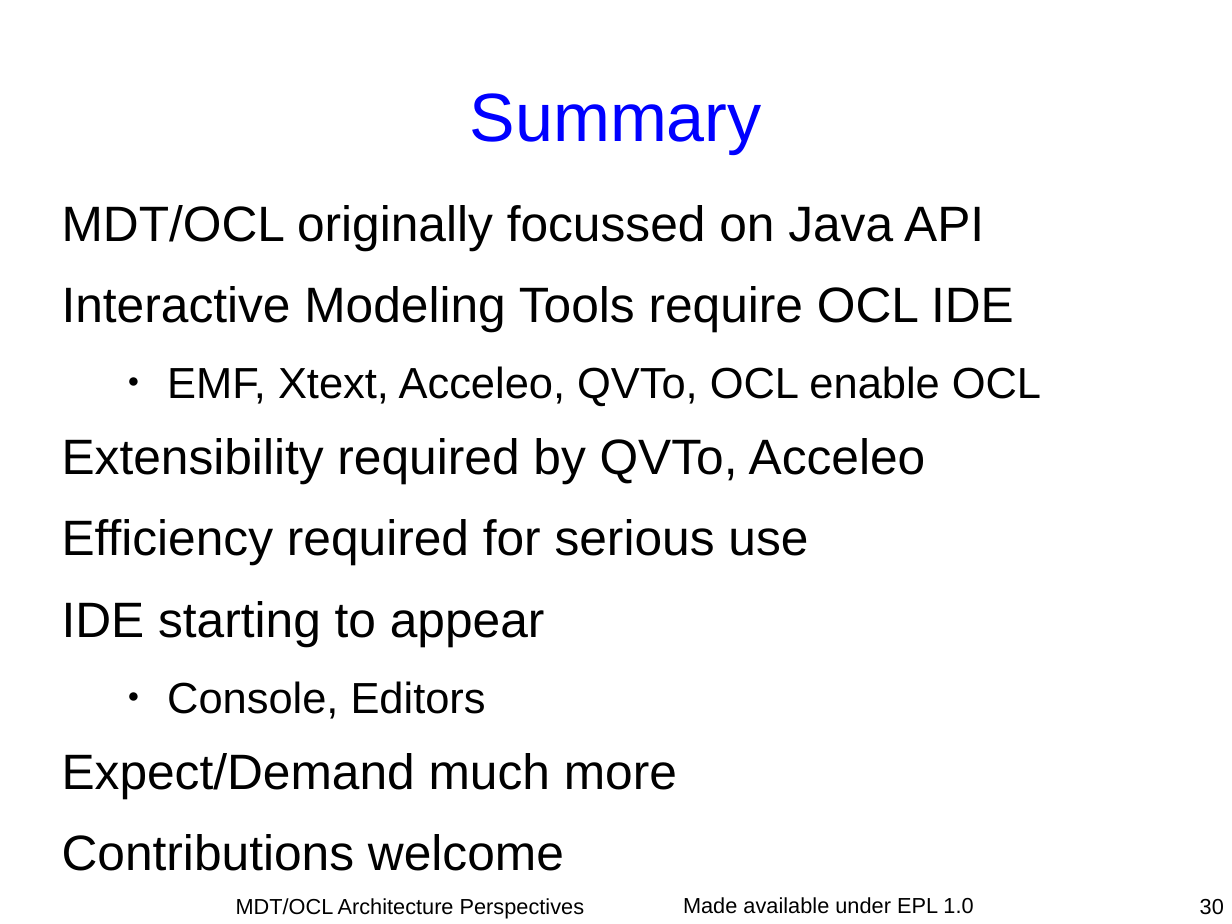
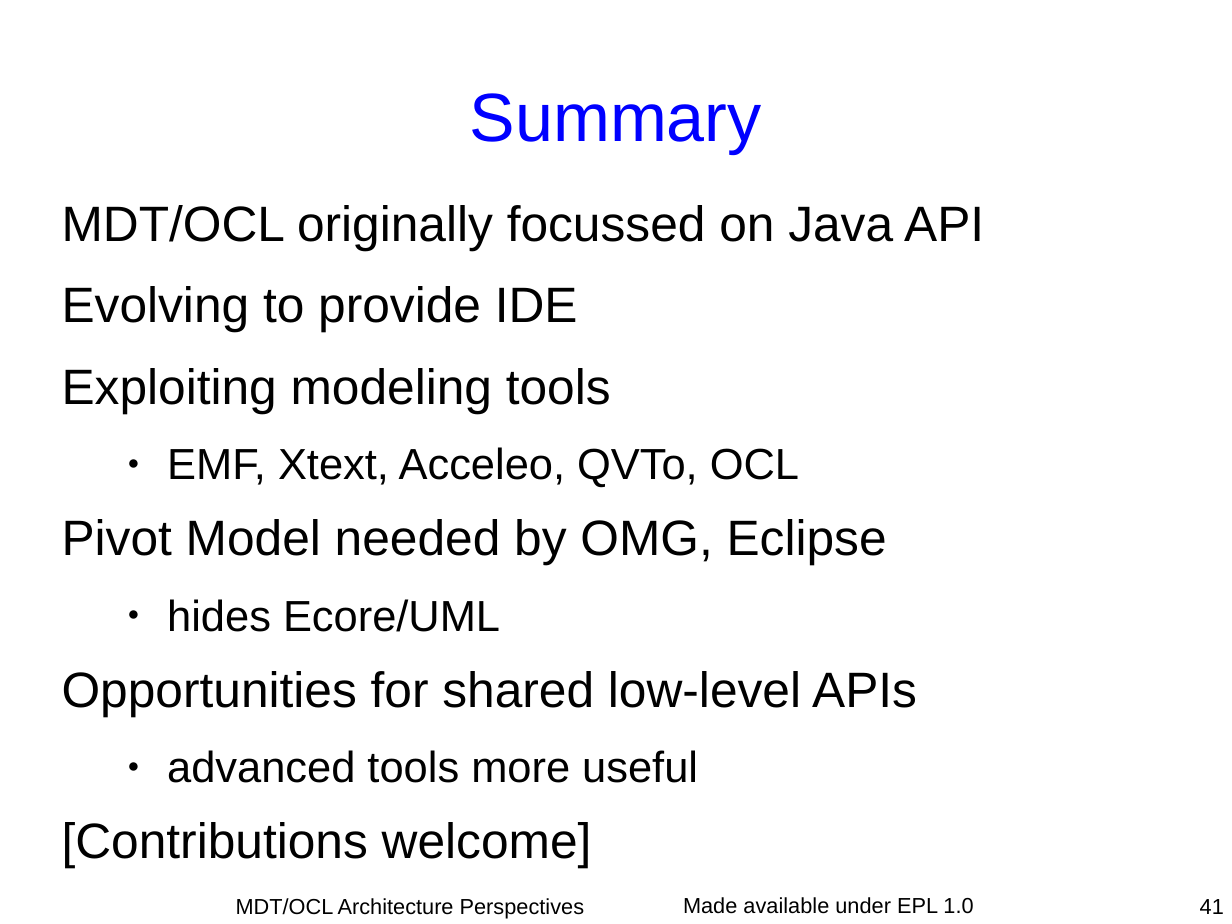
Before and after one commit to eclipse-ocl/ocl-website, a slide deck: slide 41 of ocl/docs/publications/Dresden2010Visit/DresdenVisit.odp (slide 30 before the commit). Drawn at 1232x924 pixels with LibreOffice and Linux fonts; fonts in the diff are those of the drawing. Boxes give left, top, right and bottom in pixels: in the first picture for what was removed or moved away, otherwise in the second. Text is boxed around its words. In the diff, an @@ line names an element or a change of style, - is before the commit and + after.

```diff
--- a/ocl/docs/publications/Dresden2010Visit/DresdenVisit.odp
+++ b/ocl/docs/publications/Dresden2010Visit/DresdenVisit.odp
@@ text at bbox=[62, 286, 917, 868]: text changed @@
-Interactive Modeling Tools require OCL IDE
-  ● EMF, Xtext, Acceleo, QVTo, OCL enable OCL
-Extensibility required by QVTo, Acceleo
-Efficiency required for serious use
-IDE starting to appear
-  ● Console, Editors
-Expect/Demand much more
-Contributions welcome
+Evolving to provide IDE
+Exploiting modeling tools
+  ● EMF, Xtext, Acceleo, QVTo, OCL
+Pivot Model needed by OMG, Eclipse
+  ● hides Ecore/UML
+Opportunities for shared low-level APIs
+  ● advanced tools more useful
+[Contributions welcome]
@@ page number at bbox=[1200, 899, 1224, 914]: text changed @@
-30
+41
```
Also in this commit, not shown: 20 other slides changed, 11 slides added.
